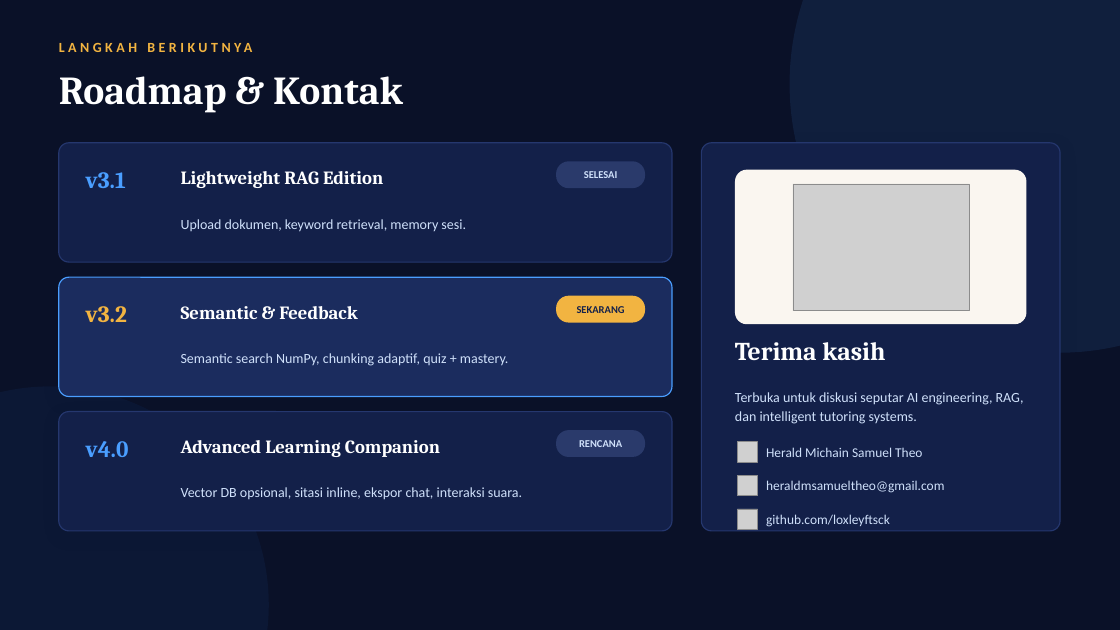
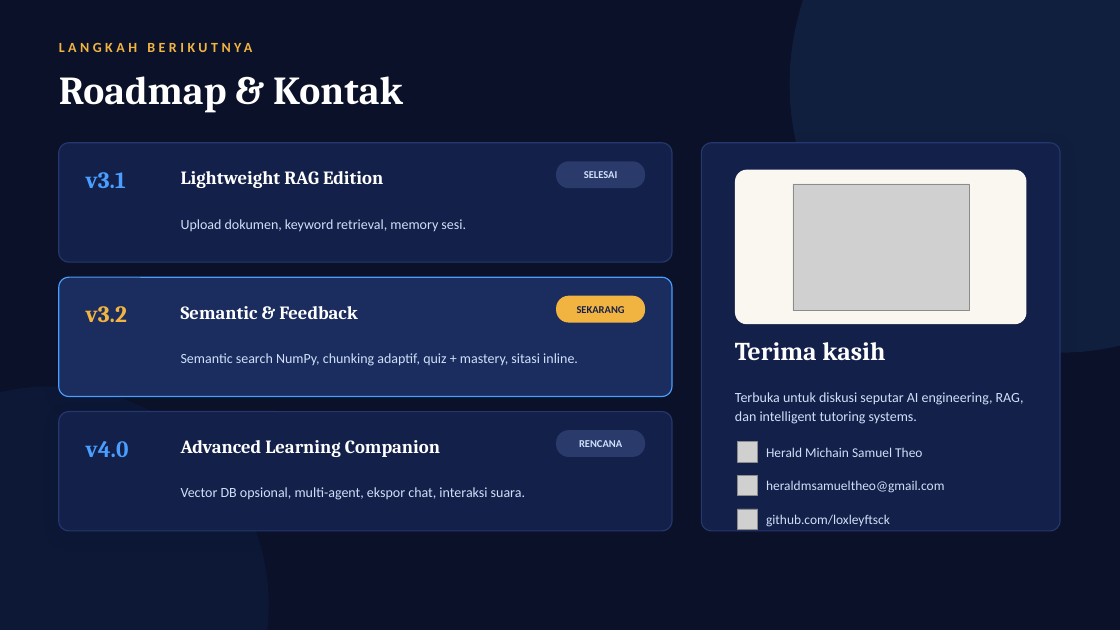
Before and after one commit to loxleyftsck/SCHOLARBOT-AI, a slide deck: slide 14 of ScholarBot_AI_Portfolio.pptx. Drawn at 1120x630 pixels with LibreOffice and Linux fonts; fonts in the diff are those of the drawing; grey boxes stand for pictures. Boxes give left, top, right and bottom in pixels: in the first picture for what was removed or moved away, otherwise in the second. Text is boxed around its words. In the diff, an @@ line names an element or a change of style, - is before the commit and + after.

Commit message:
fix(llm): switch default model to openai/gpt-oss-120b, configurable via MODEL_NAME
llama-3.3-70b-versatile is no longer in the Groq catalog for this account —
every chat call returned 404 model_not_found. Verified against the live
/v1/models endpoint: the largest available chat model is openai/gpt-oss-120b.

- DEFAULT_MODEL / MODEL_NAME now read from the environment with
  openai/gpt-oss-120b as fallback, in llm_client, session_helpers,
  settings and token_counter, so the next catalog change is an .env edit
  rather than a code change (README already documented MODEL_NAME; the
  code had simply hardcoded the value)
- api.py no longer hardcodes the model in the quiz and mind map calls,
  it imports the shared default
- token_counter learns the context windows of the gpt-oss and qwen models
- README updated; the Llama model card link is replaced by the Groq catalog

Smoke-tested live: upload + chat returns a grounded answer citing [1],
cited_ids recorded correctly. 111 tests still pass.

Deck refreshed alongside: model name, 111-test figures and per-module
distribution, and the citation system moved from "planned" to shipped.

```diff
--- a/ScholarBot_AI_Portfolio.pptx
+++ b/ScholarBot_AI_Portfolio.pptx
@@ text at box(181, 353, 578, 366): text changed @@
-Semantic search NumPy, chunking adaptif, quiz + mastery.
+Semantic search NumPy, chunking adaptif, quiz + mastery, sitasi inline.
@@ text at box(181, 487, 525, 500): text changed @@
-Vector DB opsional, sitasi inline, ekspor chat, interaksi suara.
+Vector DB opsional, multi-agent, ekspor chat, interaksi suara.
```
Also in this commit, not shown: 9 other slides changed, 6 other files.
